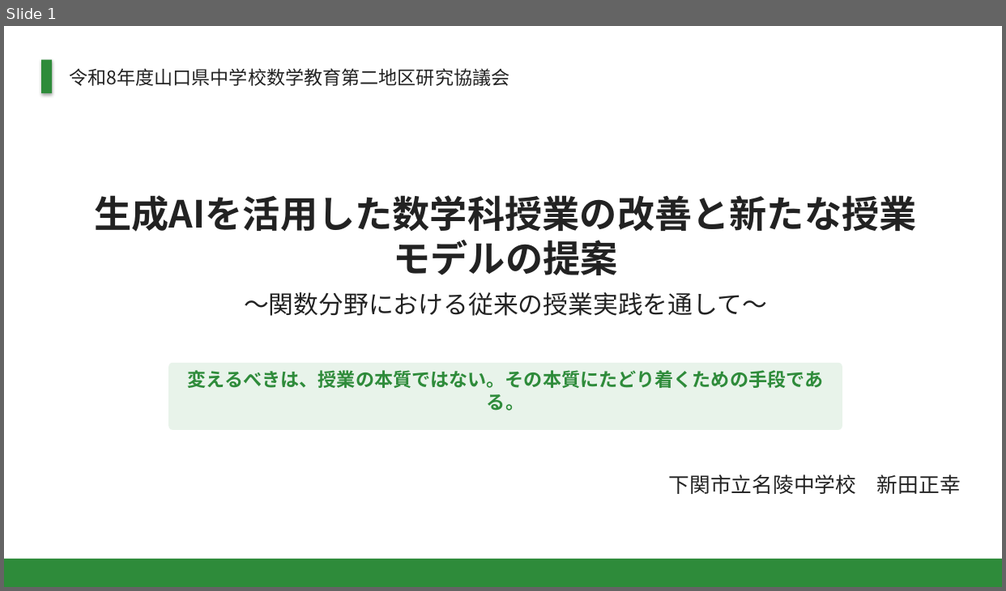
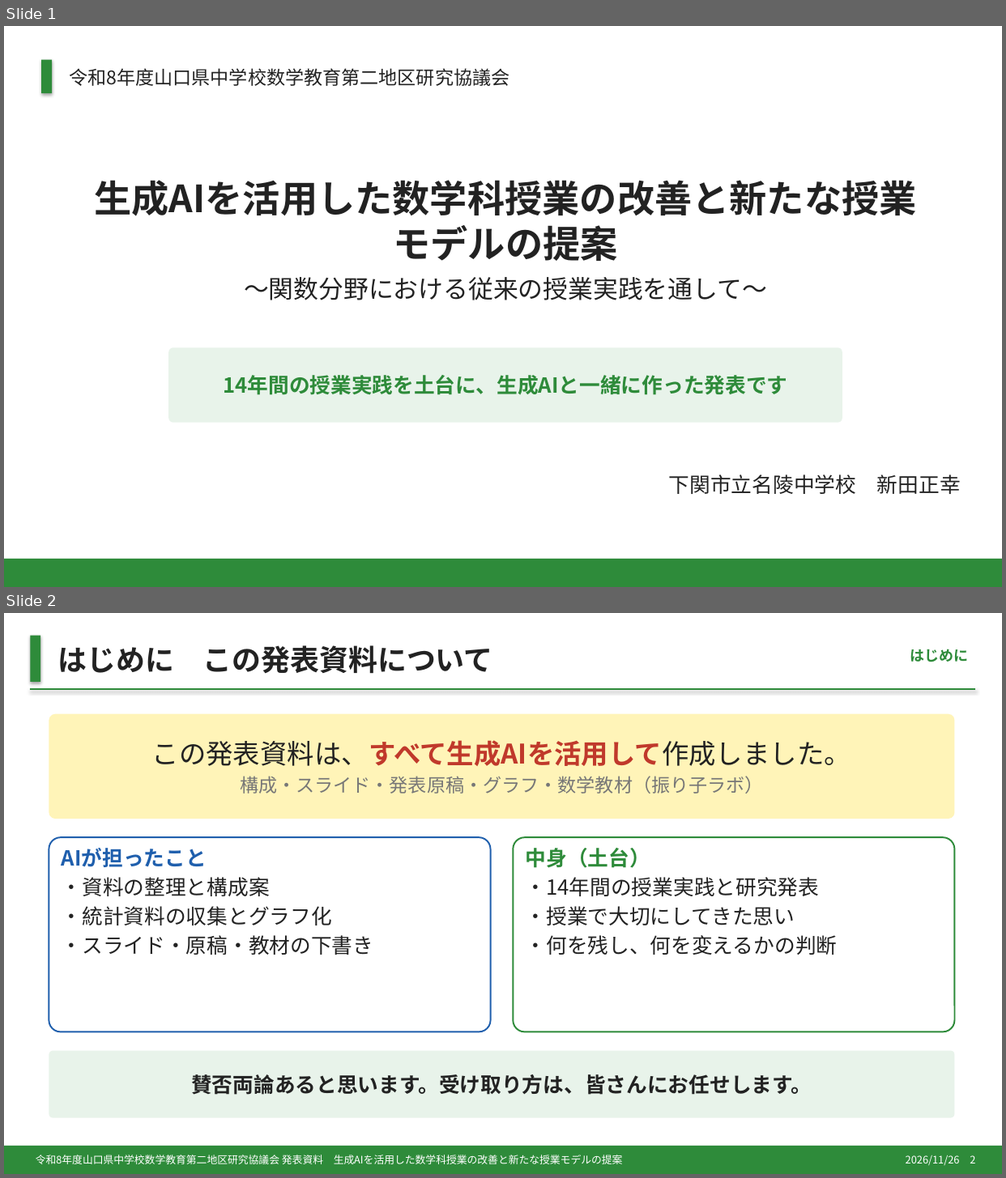
Before and after one commit to margiela14th-sudo/my-ai-project, a slide deck: 07_完成資料/県大会発表_生成AI授業再構築.pptx. Shown one above the other, each under a label of ours: slide 1 before the commit, slides 1 and 2 after it. The pictures are 1006x591 and 1006x1178 pixels, drawn with LibreOffice and Linux fonts; fonts in the diff are those of the drawing. Boxes give left, top, right and bottom in pixels: in the first picture for what was removed or moved away, otherwise in the second. Text is boxed around its words. In the diff, an @@ line names an element or a change of style, - is before the commit and + after.

```diff
--- a/07_完成資料/県大会発表_生成AI授業再構築.pptx
+++ b/07_完成資料/県大会発表_生成AI授業再構築.pptx
@@ slide 2 added at [4,613,1002,1174], background #FFFFFF @@
@@ rectangle added at [30,636,40,682], fill #2E8B3A @@
@@ text added at [57,645,493,674], 28 pt, text #222222, bold @@
+はじめに この発表資料について
@@ text added at [910,649,968,662], 14 pt, text #2E8B3A, bold @@
+はじめに
@@ line added from (30, 689) to (976, 689), #2E8B3A 1.25 pt @@
@@ rounded rectangle added at [49,714,955,819], fill #FFF4B8, 18 pt, text #777777 @@
+この発表資料は、すべて生成AIを活用して作成しました。
+構成・スライド・発表原稿・グラフ・数学教材（振り子ラボ）
@@ rounded rectangle added at [49,837,491,1033], outline #1F5FAD 1.5 pt, 20 pt, text #222222 @@
+AIが担ったこと
+・資料の整理と構成案
+・統計資料の収集とグラフ化
+・スライド・原稿・教材の下書き
@@ rounded rectangle added at [513,837,955,1033], outline #2E8B3A 1.5 pt, 20 pt, text #222222 @@
+中身（土台）
+・14年間の授業実践と研究発表
+・授業で大切にしてきた思い
+・何を残し、何を変えるかの判断
@@ rounded rectangle added at [49,1051,955,1118], fill #E8F3EA, 20 pt, text #222222, bold @@
+賛否両論あると思います。受け取り方は、皆さんにお任せします。
@@ rectangle added at [4,1146,1002,1174], fill #2E8B3A @@
@@ text added at [36,1155,623,1165], 10 pt, text #FFFFFF @@
+令和8年度山口県中学校数学教育第二地区研究協議会 発表資料 生成AIを活用した数学科授業の改善と新たな授業モデルの提案
@@ text added at [906,1156,975,1166], 10 pt, text #FFFFFF @@
+2026/11/26 2
@@ slide 1 changed as well @@
@@ text "生成AIを活用した数学科授業の改善と新たな授業モデルの提案": place and size @@
-text "生成AIを活用した数学科授業の改善と新たな授業モデルの提案" at [95,195,917,232]
+text "生成AIを活用した数学科授業の改善と新たな授業モデルの提案" at [95,180,917,216]
@@ text "～関数分野における従来の授業実践を通して～": place and size @@
-text "～関数分野における従来の授業実践を通して～" at [244,292,767,316]
+text "～関数分野における従来の授業実践を通して～" at [244,277,767,301]
@@ rounded rectangle "14年間の授業実践を土台に、生成AIと一緒に作った発表です": place and size @@
-rounded rectangle "14年間の授業実践を土台に、生成AIと一緒に作った発表です" at [168,363,842,430]
+rounded rectangle "14年間の授業実践を土台に、生成AIと一緒に作った発表です" at [168,348,842,423]
@@ rounded rectangle "14年間の授業実践を土台に、生成AIと一緒に作った発表です" at [168,348,842,423]: vertical alignment top to middle @@
@@ text in rounded rectangle at [223,375,787,395]: text changed; size 18 to 20 pt @@
-変えるべきは、授業の本質ではない。その本質にたどり着くための手段である。
+14年間の授業実践を土台に、生成AIと一緒に作った発表です
```
Also in this commit, not shown: 14 other slides changed, 1 other slide added, 2 slides removed, 8 other files.
